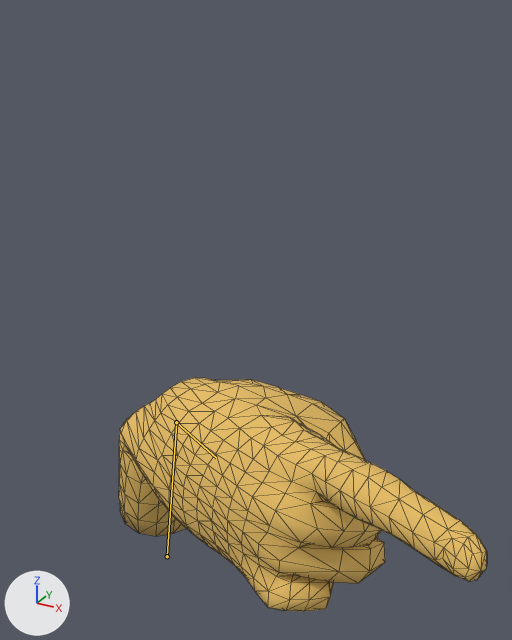
The glTF model yubit.glb: old version first, new version second.
Both versions are drawn from a 50 mm lens placed at (0.19, -0.331, 0.199), pointed at (0.055, -0.084, 0.076). Arrows for +X, +Y and +Z are at lower left; the lights stay in place. The first picture is the older version. Both versions are drawn at frame 9 of the action 'ノ'; the numbers are the values there. The bones that change are drawn over the model as lines. Mesh edges are drawn as thin lines.

Names of what the first picture shows: 'Hand  - Realistic'.
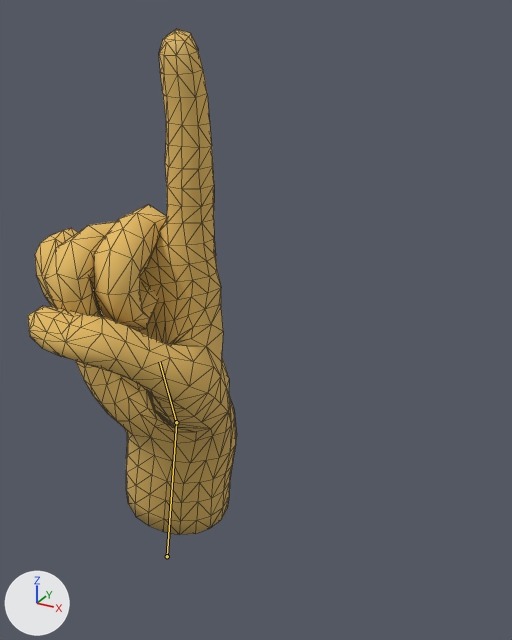
Location of each change, [x1, y1, x2, y2] in pixels of the pictures (512 x 640 px):
'Hand  - Realistic', posed (43% narrower, 117% taller): before [119, 378, 487, 611]; after [28, 29, 237, 535]
bone 'DEF-hand.R', root to tip: before (176, 422) to (216, 458); after (176, 422) to (159, 361)

The edits, one by one:
Bone 'DEF-forearm.R.001' (bone_def_forearm_r_001) turns from (0, 51, 0) to (0, 1, 0) degrees about its own x, y and z.
Bone 'DEF-hand.R' (bone_def_hand_r) turns from (73, 15, 77) to (-2, 2, 21) degrees about its own x, y and z.
